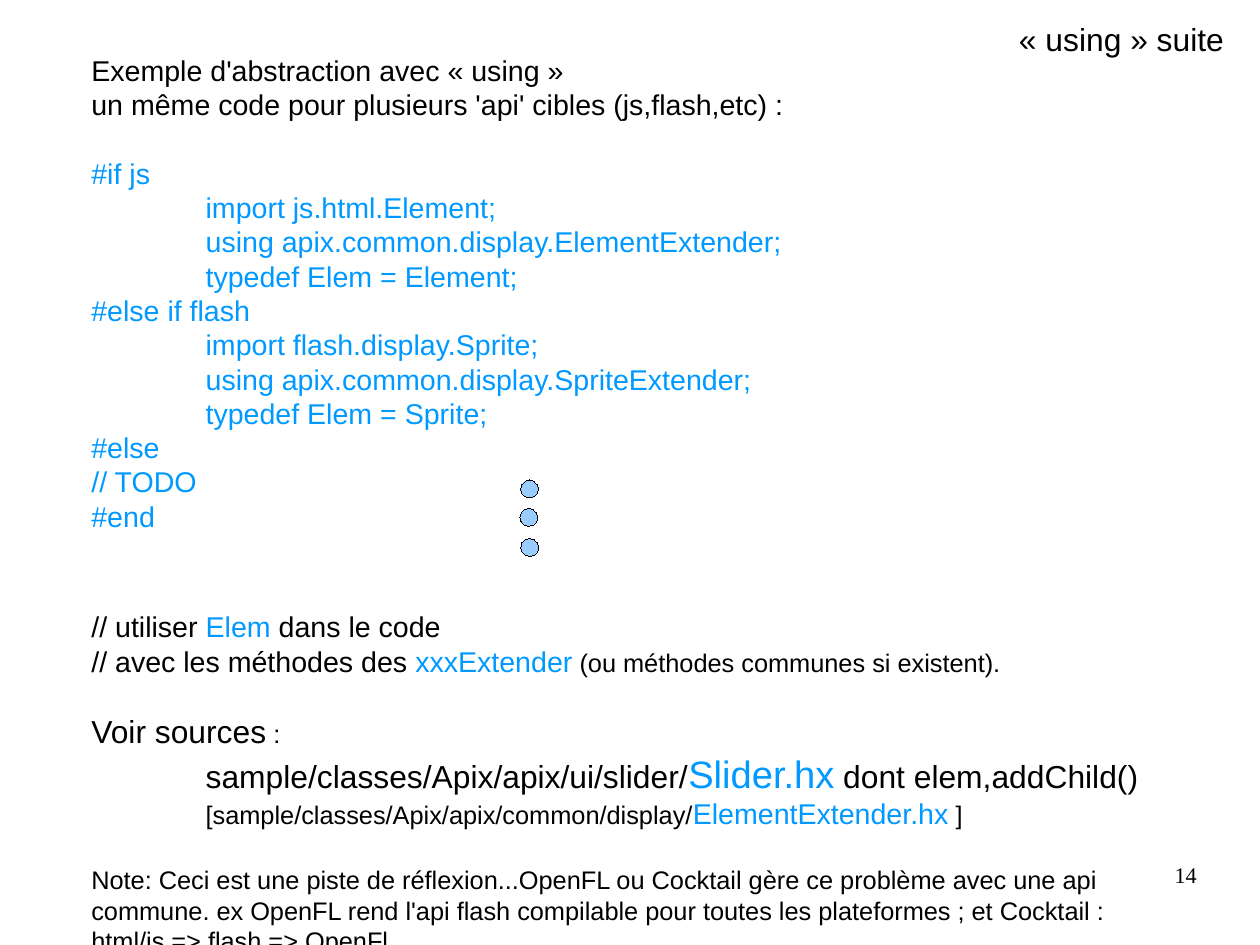
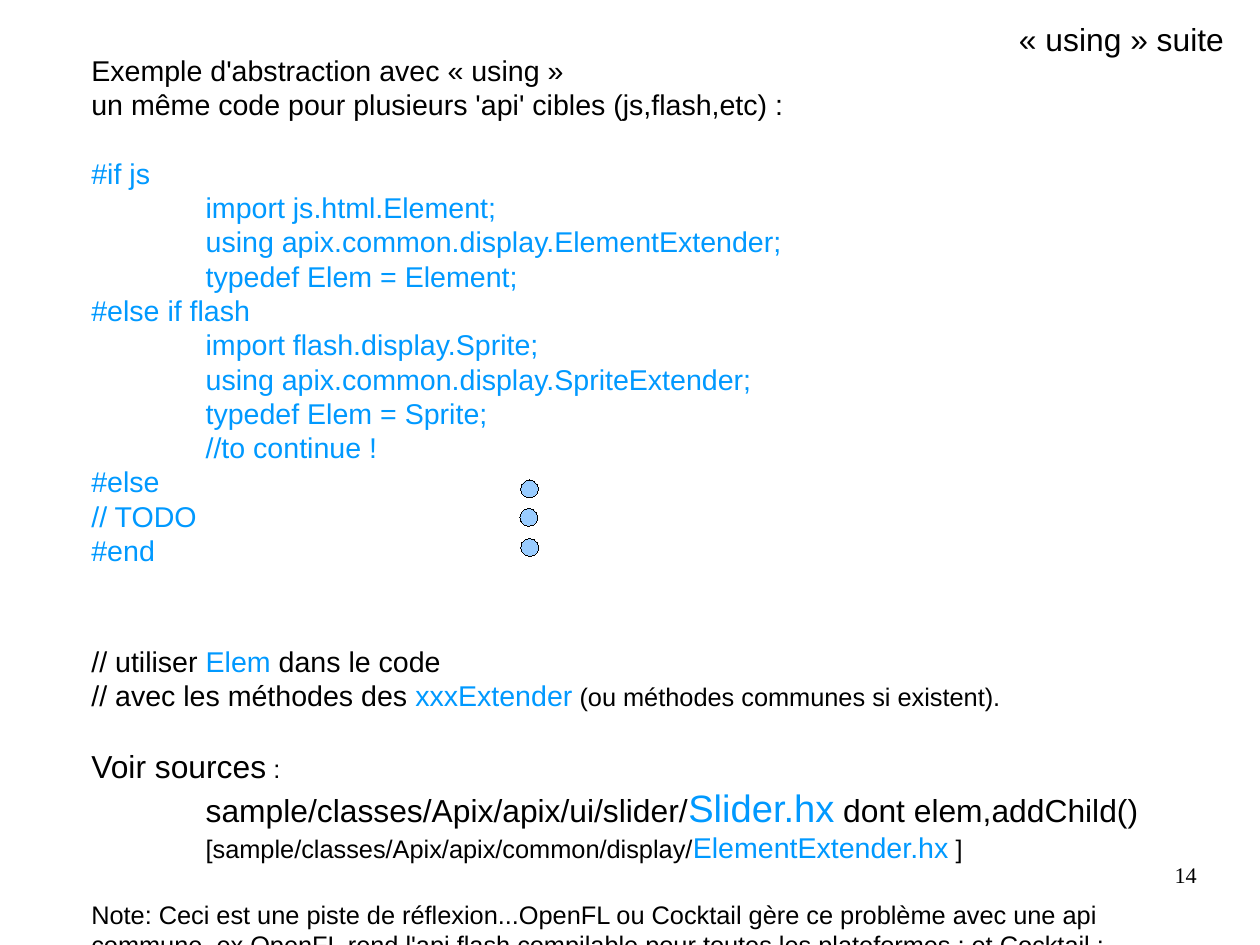
Before and after one commit to flashline/Haxetelier8, a slide deck: slide 14 of odp/haxetelier8.forMe.odp. Drawn at 1260x945 pixels with LibreOffice and Linux fonts; fonts in the diff are those of the drawing. Boxes give left, top, right and bottom in pixels: in the first picture for what was removed or moved away, otherwise in the second. Text is boxed around its words. In the diff, an @@ line names an element or a change of style, - is before the commit and + after.

```diff
--- a/odp/haxetelier8.forMe.odp
+++ b/odp/haxetelier8.forMe.odp
@@ text at [206, 437, 361, 459]: paragraph added @@
+//to continue !
```
Also in this commit, not shown: 1 other slide changed, 3 slides added, 1 slide removed, 11 other files.
